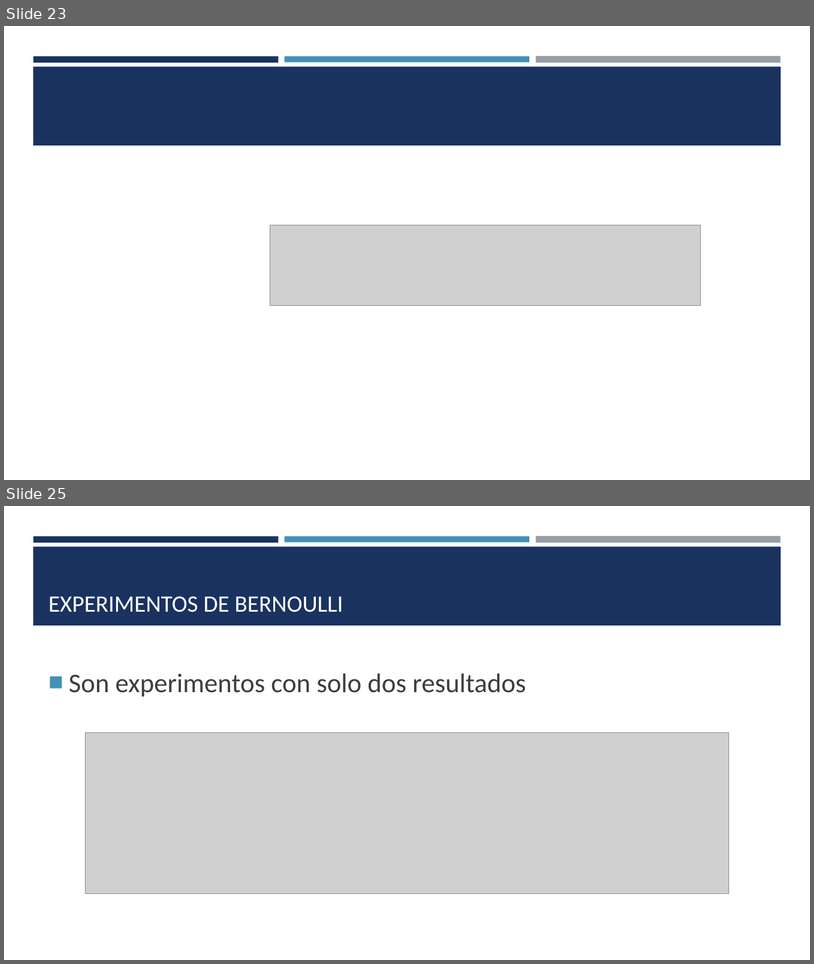
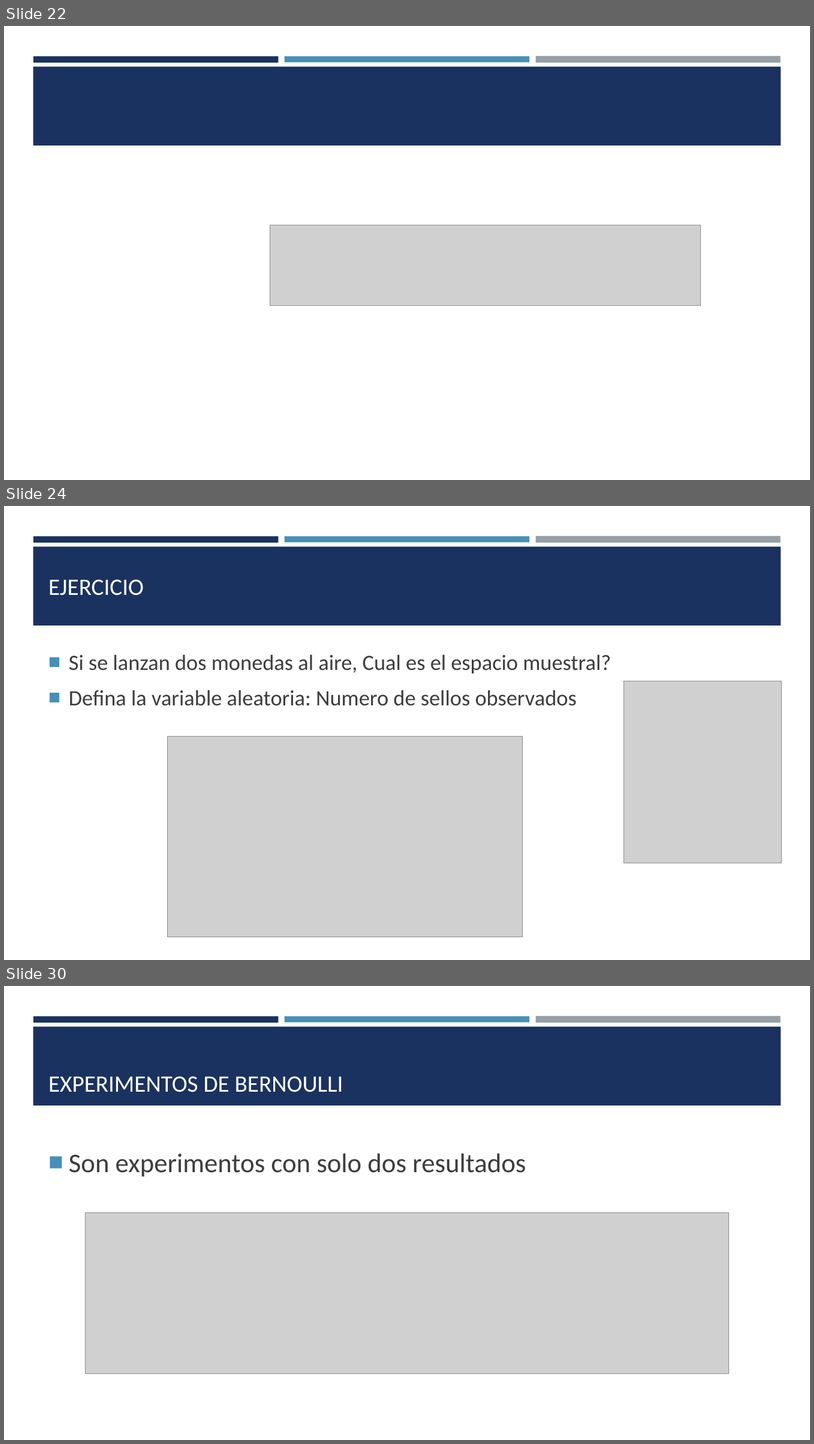
Before and after one commit to estadisticaITM/estadisticaITM.github.io, a slide deck: ITM_VAD_EBX.pptx. Shown one above the other, each under a label of ours: slides 23 and 25 before the commit, slides 22, 24 and 30 after it; the slides between them are not shown. The pictures are 814x964 and 814x1444 pixels, drawn with LibreOffice and Linux fonts; fonts in the diff are those of the drawing; grey boxes stand for pictures. Boxes give left, top, right and bottom in pixels: in the first picture for what was removed or moved away, otherwise in the second. Text is boxed around its words. In the diff, an @@ line names an element or a change of style, - is before the commit and + after.

```diff
--- a/ITM_VAD_EBX.pptx
+++ b/ITM_VAD_EBX.pptx
@@ slide 24 added at <box>4,506,810,960</box>, background #FFFFFF; not listed: 4 template elements that a slide beside it also shows @@
@@ title added at <box>48,579,144,595</box>, 28 pt, text #FFFFFF @@
+EJERCICIO
@@ text added at <box>69,654,611,706</box>, 26 pt, text #3D3D3D @@
+■ Si se lanzan dos monedas al aire, Cual es el espacio muestral?
+■ Defina la variable aleatoria: Numero de sellos observados
@@ picture added at <box>624,681,782,863</box> @@
@@ picture added at <box>167,736,523,936</box> @@
@@ what was slide 23 is now slide 22 @@
@@ what was slide 25 is now slide 30 @@
```
Also in this commit, not shown: 3 slides changed, 4 other slides added, 3 slides removed, 18 other files.
